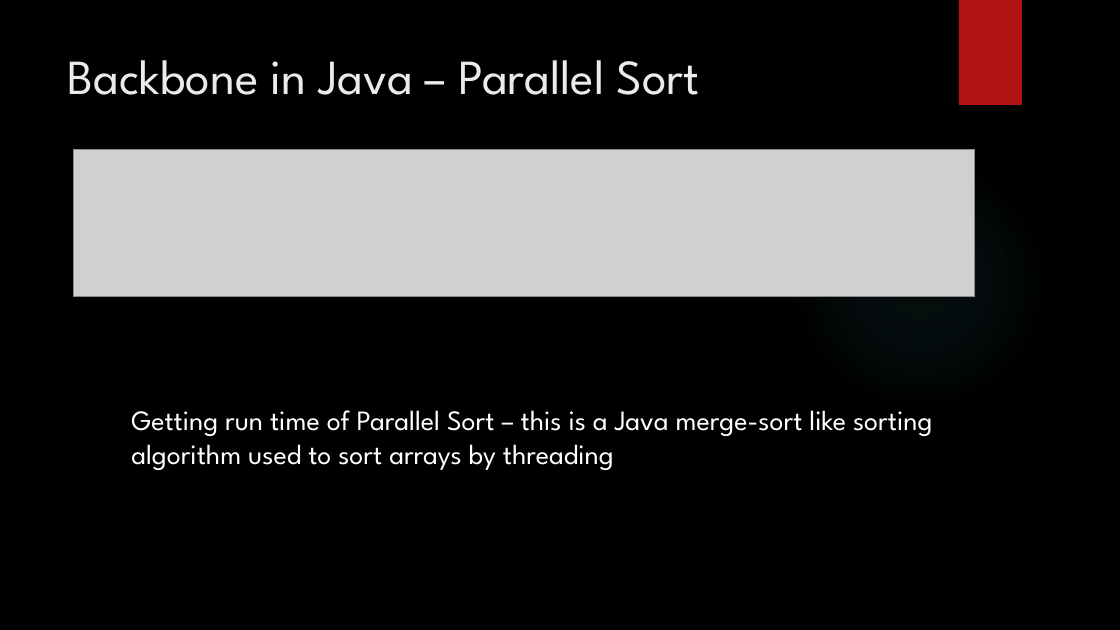
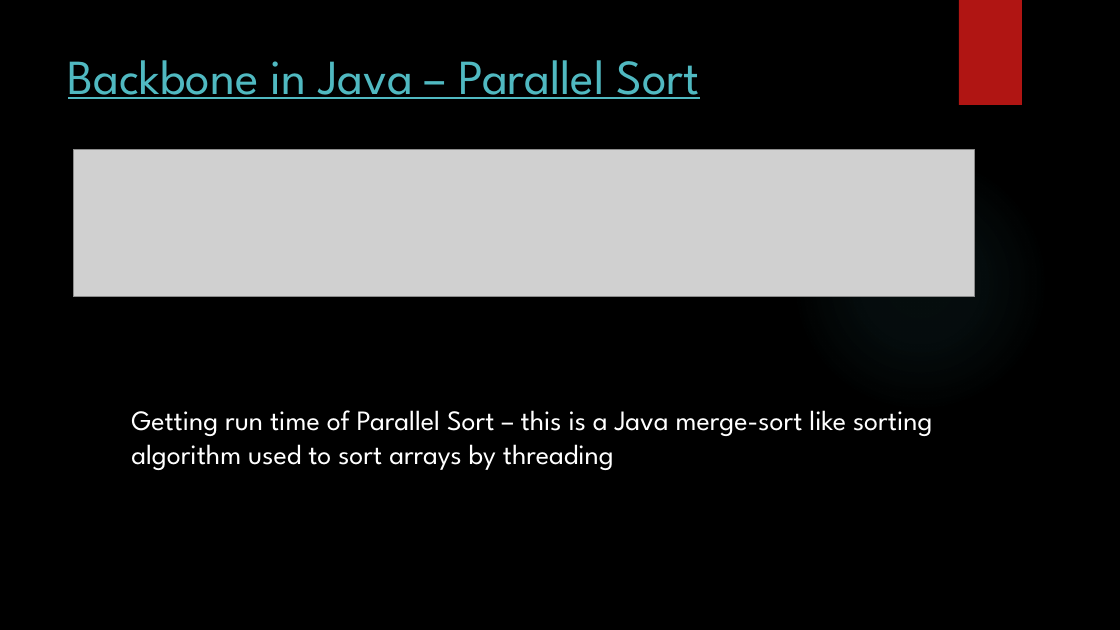
Before and after one commit to SoumyaMishra8/Statistical-Analysis-Sorting-Algorithm, a slide deck: slide 10 of Progress Report for Project 10_13_17.pptx (slide 8 before the commit). Drawn at 1120x630 pixels with LibreOffice and Linux fonts; fonts in the diff are those of the drawing; grey boxes stand for pictures; background and template pictures are left out. Boxes give left, top, right and bottom in pixels: in the first picture for what was removed or moved away, otherwise in the second. Text is boxed around its words. In the diff, an @@ line names an element or a change of style, - is before the commit and + after.

```diff
--- a/Progress Report for Project 10_13_17.pptx
+++ b/Progress Report for Project 10_13_17.pptx
@@ title "Backbone in Java – Parallel ..." at box(68, 60, 700, 99): text colour #EBEBEB to #50B9C1, underline on @@
```
Also in this commit, not shown: 9 other slides changed, 3 slides added.
